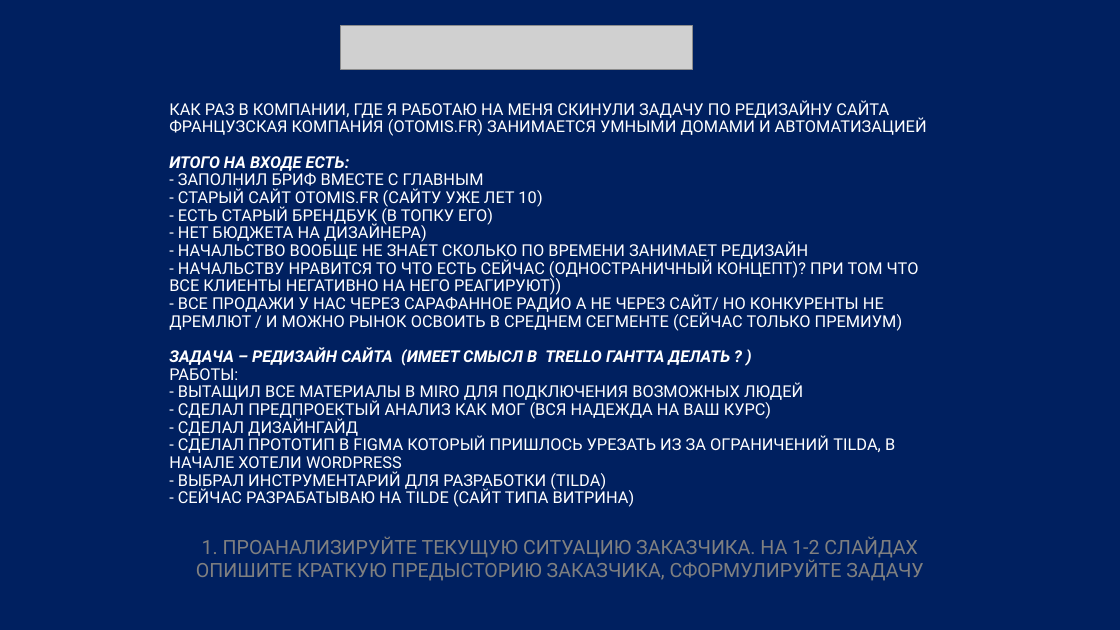
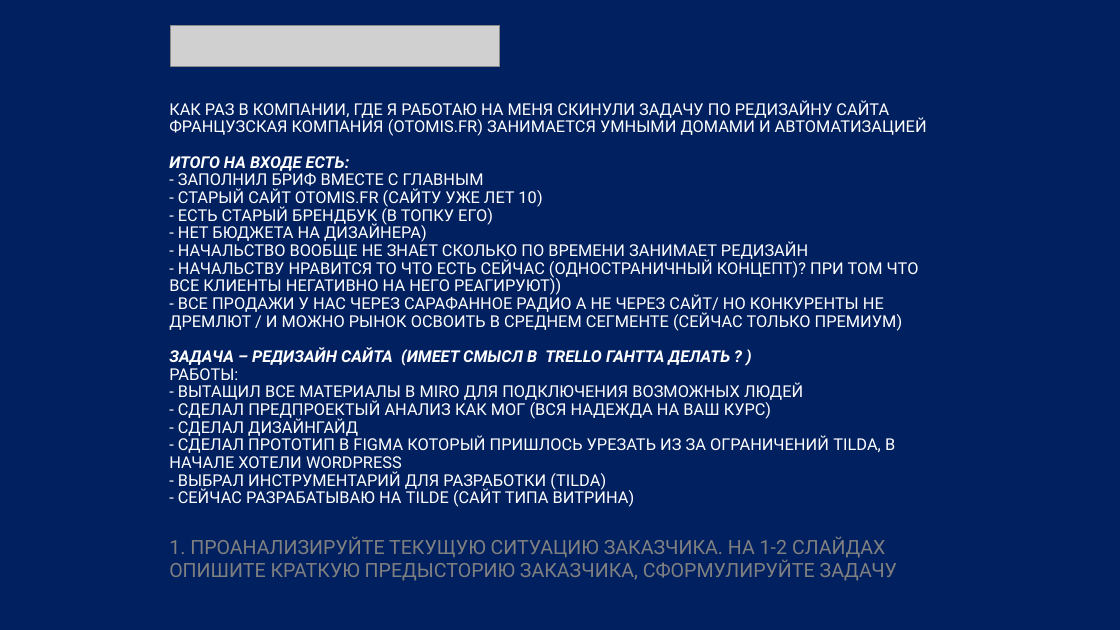
Before and after one commit to mindblower5000/gu-ui-ux, a slide deck: slide 2 of hw1-melchuk.pptx. Drawn at 1120x630 pixels with LibreOffice and Linux fonts; fonts in the diff are those of the drawing; grey boxes stand for pictures. Boxes give left, top, right and bottom in pixels: in the first picture for what was removed or moved away, otherwise in the second. Text is boxed around its words. In the diff, an @@ line names an element or a change of style, - is before the commit and + after.

```diff
--- a/hw1-melchuk.pptx
+++ b/hw1-melchuk.pptx
@@ picture added at [171,26,500,67] @@
@@ picture removed at [340,25,692,69] @@
@@ subtitle "1. ПРОАНАЛИЗИРУЙТЕ ТЕКУЩУЮ СИТУАЦИЮ ЗАКАЗЧИКА. ..." at [169,536,897,581]: alignment centre to left @@
```
Also in this commit, not shown: 3 other slides changed, 1 other file.
